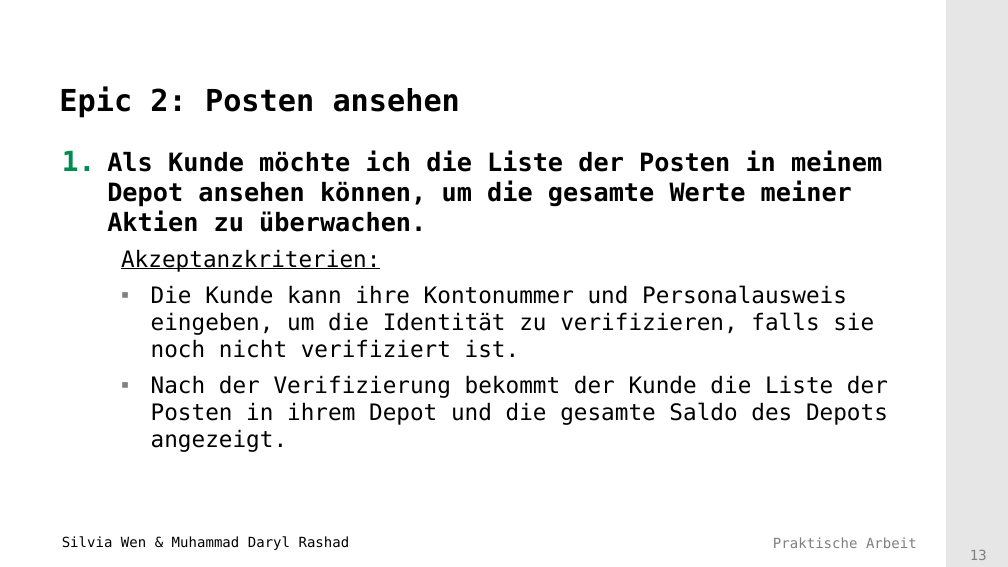
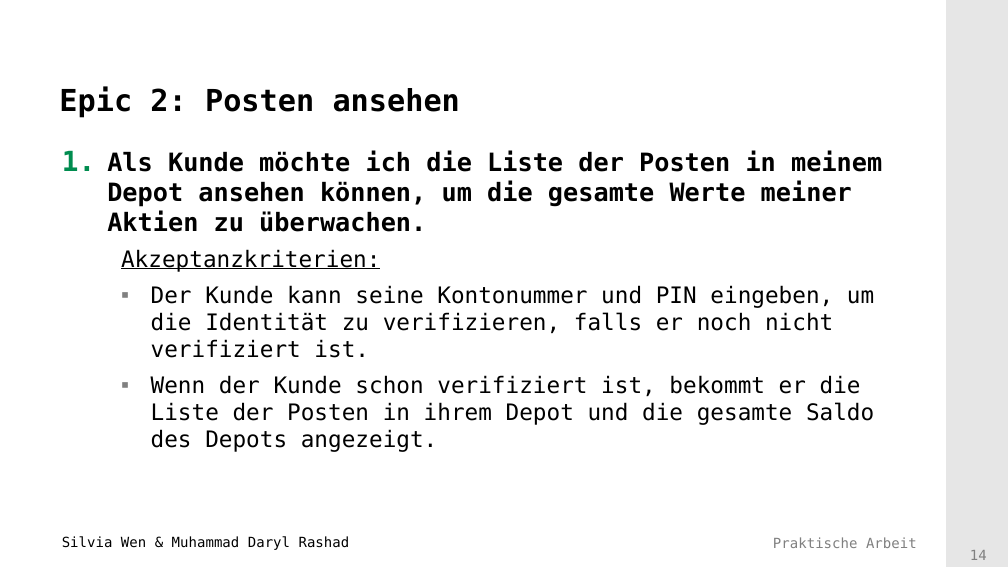
Before and after one commit to Mufasaxi/SimpleBank, a slide deck: slide 14 of Vorlage_Praesentation_2022_Subgroup_2_4_OOA.pptx (slide 13 before the commit). Drawn at 1008x567 pixels with LibreOffice and Linux fonts; fonts in the diff are those of the drawing; background and template pictures are left out. Boxes give left, top, right and bottom in pixels: in the first picture for what was removed or moved away, otherwise in the second. Text is boxed around its words. In the diff, an @@ line names an element or a change of style, - is before the commit and + after.

```diff
--- a/Vorlage_Praesentation_2022_Subgroup_2_4_OOA.pptx
+++ b/Vorlage_Praesentation_2022_Subgroup_2_4_OOA.pptx
@@ text at <box>151,285,874,452</box>: text changed @@
-    ▪ Die Kunde kann ihre Kontonummer und Personalausweis eingeben, um die Identität zu verifizieren, falls sie noch nicht verifiziert ist.
-    ▪ Nach der Verifizierung bekommt der Kunde die Liste der Posten in ihrem Depot und die gesamte Saldo des Depots angezeigt.
+    ▪ Der Kunde kann seine Kontonummer und PIN eingeben, um die Identität zu verifizieren, falls er noch nicht verifiziert ist.
+    ▪ Wenn der Kunde schon verifiziert ist, bekommt er die Liste der Posten in ihrem Depot und die gesamte Saldo des Depots angezeigt.
@@ page number at <box>970,550,987,560</box>: text changed @@
-13
+14
```
Also in this commit, not shown: 9 other slides changed, 1 slide added.
